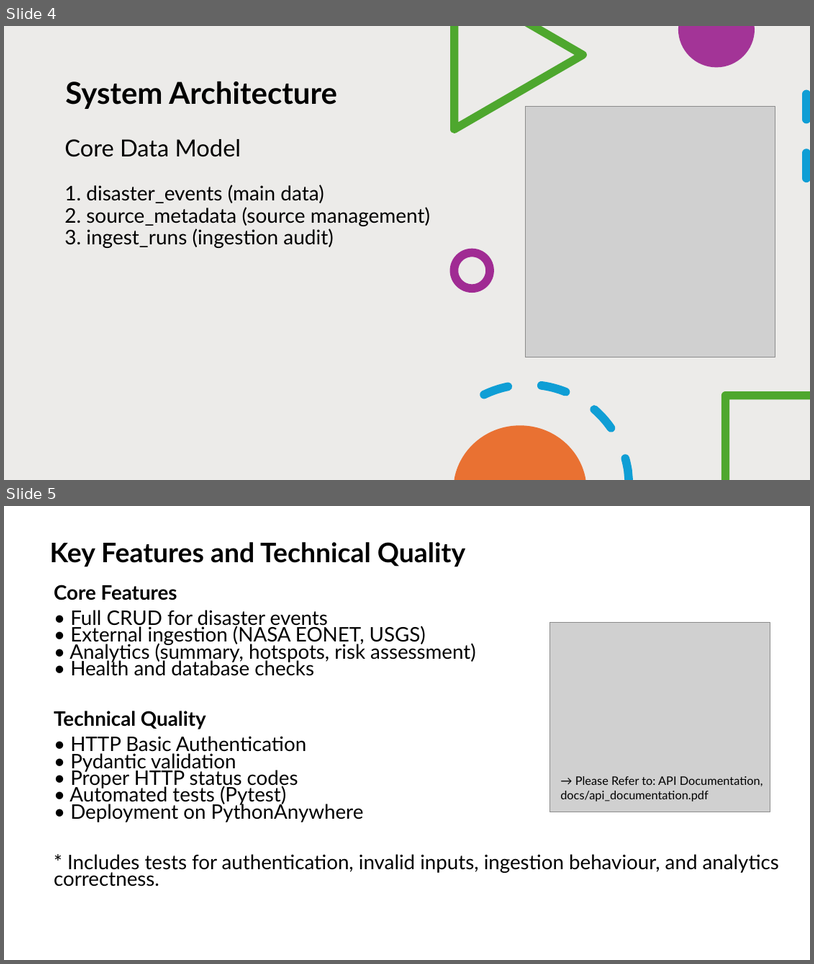
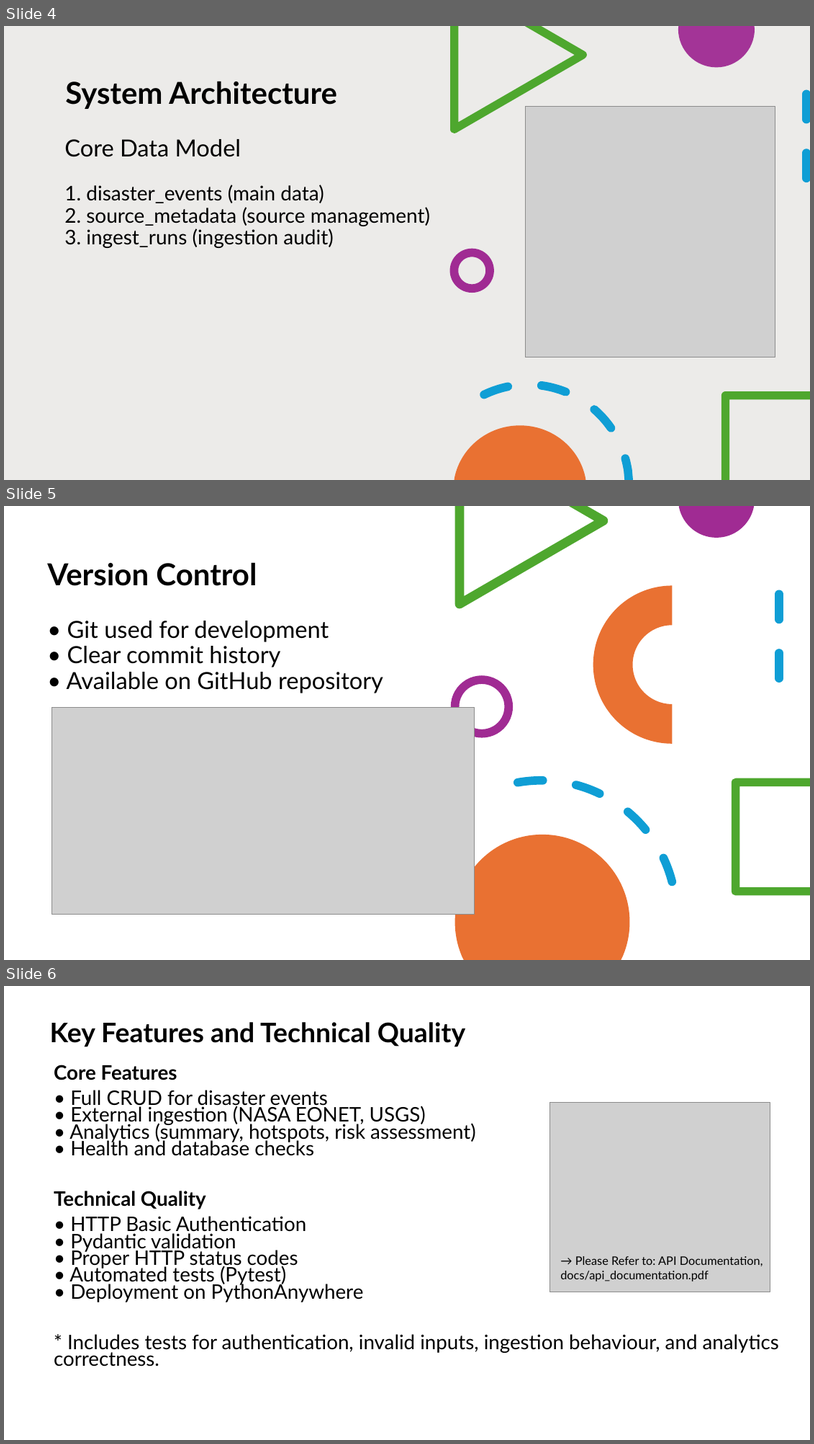
Before and after one commit to MarvinJihao/COMP3011_HaoJi, a slide deck: docs/slides.pptx. Shown one above the other, each under a label of ours: slides 4 and 5 before the commit, slides 4, 5 and 6 after it. The pictures are 814x964 and 814x1444 pixels, drawn with LibreOffice and Linux fonts; fonts in the diff are those of the drawing; grey boxes stand for pictures. Boxes give left, top, right and bottom in pixels: in the first picture for what was removed or moved away, otherwise in the second. Text is boxed around its words. In the diff, an @@ line names an element or a change of style, - is before the commit and + after.

Commit message:
change of slides

```diff
--- a/docs/slides.pptx
+++ b/docs/slides.pptx
@@ slide 5 added at (x1=4, y1=506, x2=810, y2=960), background #FFFFFF @@
@@ freeform shape added at (x1=455, y1=506, x2=608, y2=609), fill #4EA72E @@
@@ freeform shape added at (x1=679, y1=506, x2=754, y2=538), fill #A02B93 @@
@@ title added at (x1=47, y1=562, x2=383, y2=693), 28 pt, text #000000 @@
+Version Control
+• Git used for development
+• Clear commit history
+• Available on GitHub repository
@@ arch (boxed as its full ring) added at (x1=594, y1=585, x2=751, y2=743), fill #E97132 @@
@@ line added from (779, 595) to (779, 700), #0F9ED5 10 pt dashed @@
@@ ellipse added at (x1=455, y1=680, x2=509, y2=734), outline #A02B93 10 pt @@
@@ picture added at (x1=52, y1=707, x2=475, y2=913) @@
@@ arc (boxed as its full ellipse) added at (x1=386, y1=759, x2=699, y2=960), outline #0F9ED5 10 pt dashed @@
@@ freeform shape added at (x1=733, y1=778, x2=810, y2=896), fill #4EA72E @@
@@ freeform shape added at (x1=455, y1=834, x2=630, y2=960), fill #E97132 @@
@@ what was slide 5 is now slide 6 @@
```
